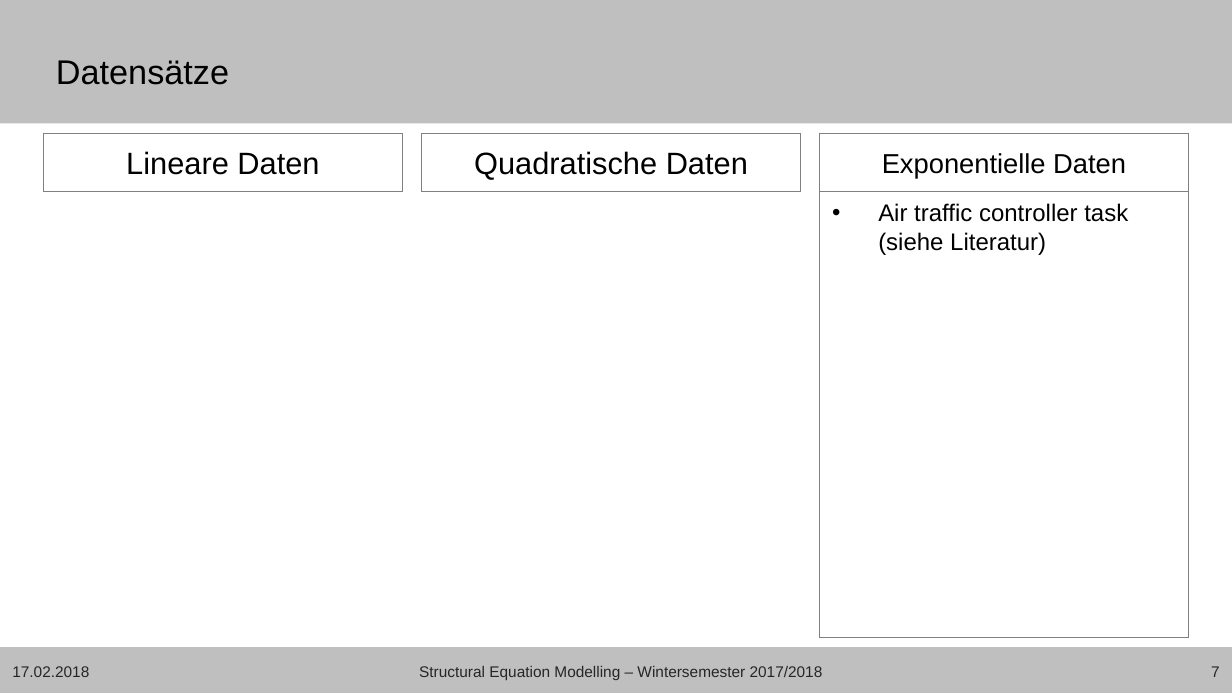
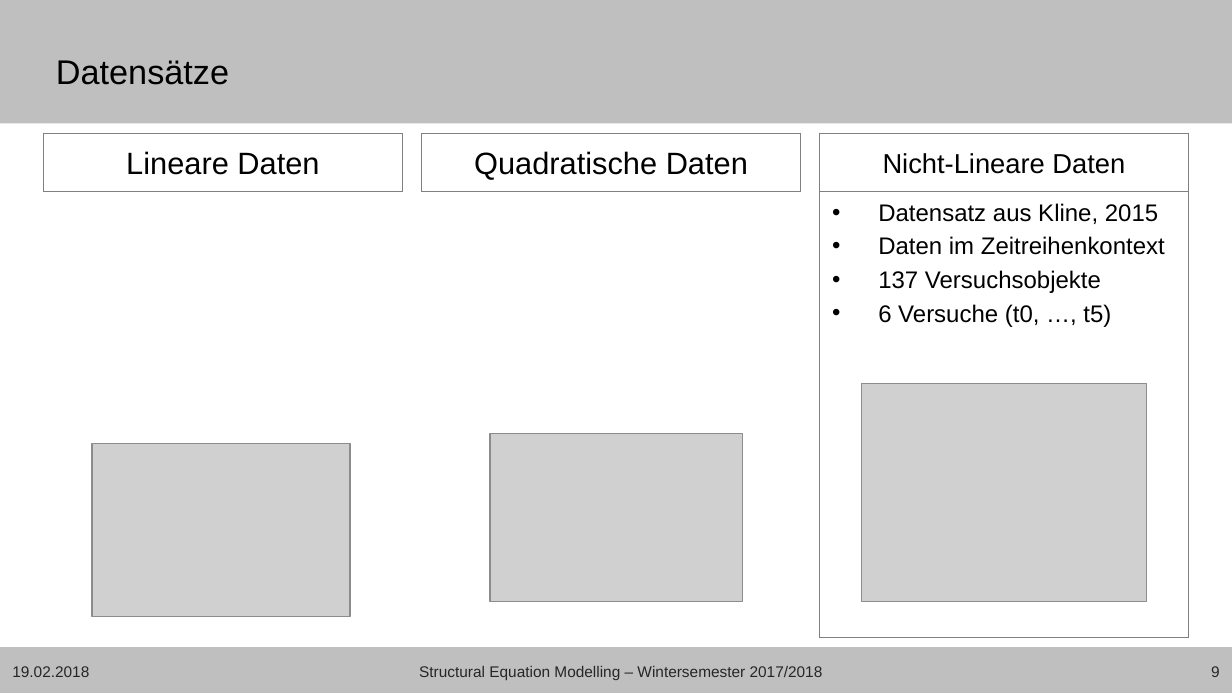
Before and after one commit to mircopp/Structural-Equation-Modeling, a slide deck: slide 9 of Mirco_sem17_18_wachstumsmodelle_präsentation.pptx (slide 7 before the commit). Drawn at 1232x693 pixels with LibreOffice and Linux fonts; fonts in the diff are those of the drawing; grey boxes stand for pictures; background and template pictures are left out. Boxes give left, top, right and bottom in pixels: in the first picture for what was removed or moved away, otherwise in the second. Text is boxed around its words. In the diff, an @@ line names an element or a change of style, - is before the commit and + after.

```diff
--- a/Mirco_sem17_18_wachstumsmodelle_präsentation.pptx
+++ b/Mirco_sem17_18_wachstumsmodelle_präsentation.pptx
@@ text at <box>883,153,1125,174</box>: text changed @@
-Exponentielle Daten
+Nicht-Lineare Daten
@@ text at <box>878,203,1165,327</box>: text changed @@
-• Air traffic controller task (siehe Literatur)
+• Datensatz aus Kline, 2015
+• Daten im Zeitreihenkontext
+• 137 Versuchsobjekte
+• 6 Versuche (t0, …, t5)
@@ picture added at <box>861,383,1146,601</box> @@
@@ picture added at <box>92,444,350,616</box> @@
@@ picture added at <box>490,434,743,601</box> @@
@@ text at <box>12,666,89,677</box>: text changed @@
-17.02.2018
+19.02.2018
@@ page number at <box>1211,666,1220,677</box>: text changed @@
-7
+9
```
Also in this commit, not shown: 7 other slides changed, 10 slides added, 2 other files.
